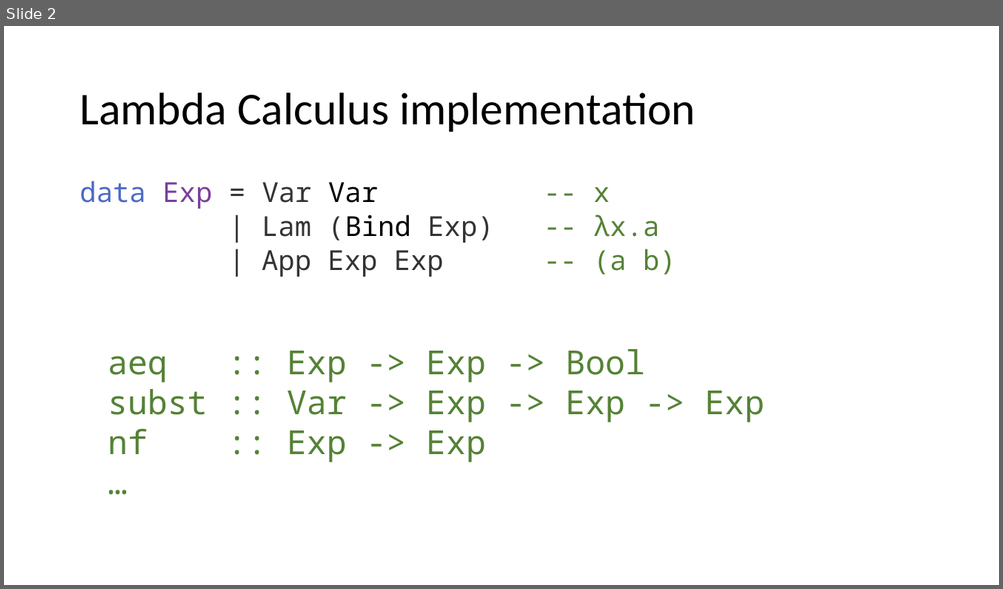
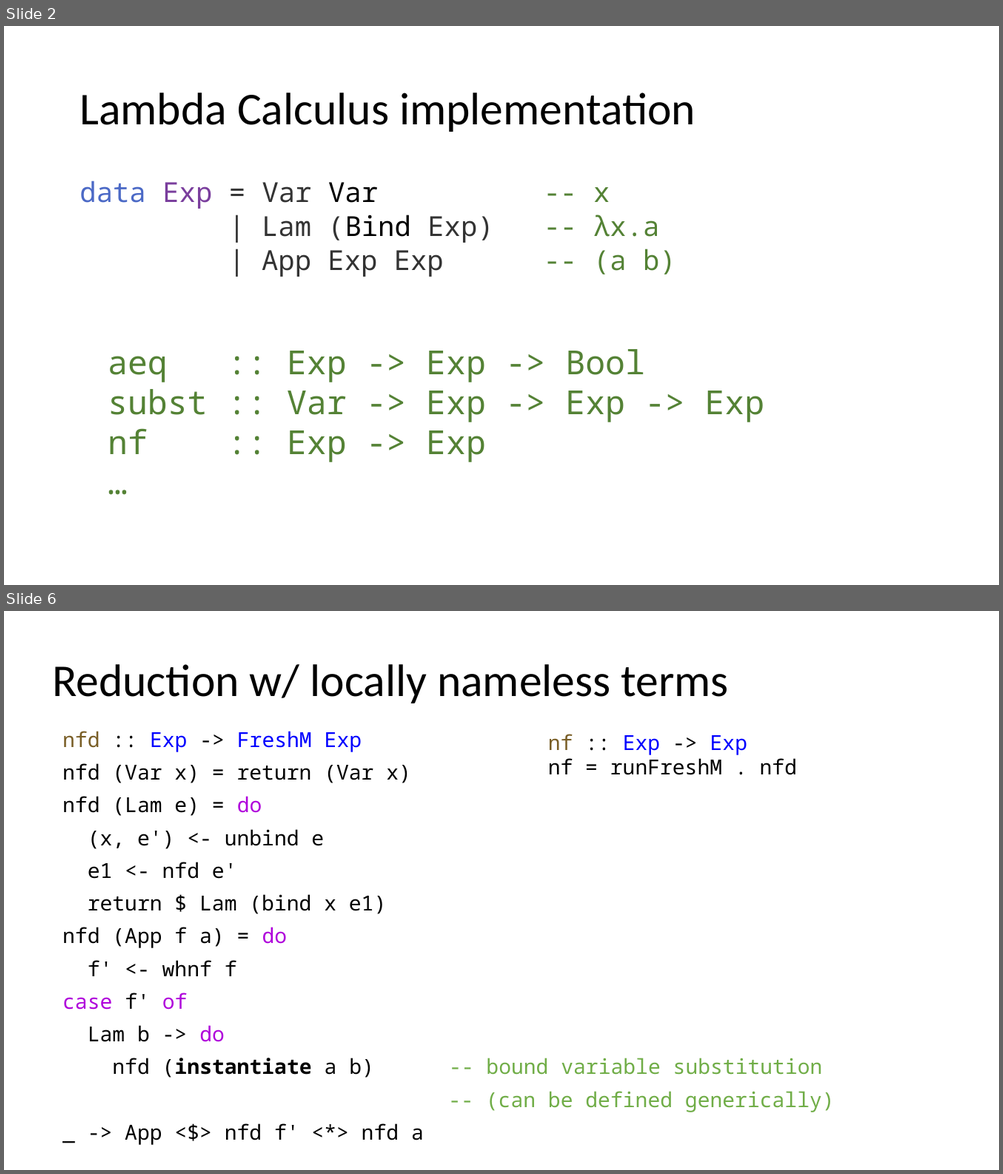
Before and after one commit to sweirich/lambda-n-ways, a slide deck: doc/wits-discussion.pptx. Shown one above the other, each under a label of ours: slide 2 before the commit, slides 2 and 6 after it; the slides between them are not shown. The pictures are 1003x589 and 1003x1174 pixels, drawn with LibreOffice and Linux fonts; fonts in the diff are those of the drawing. Boxes give left, top, right and bottom in pixels: in the first picture for what was removed or moved away, otherwise in the second. Text is boxed around its words. In the diff, an @@ line names an element or a change of style, - is before the commit and + after.

```diff
--- a/doc/wits-discussion.pptx
+++ b/doc/wits-discussion.pptx
@@ slide 6 added at box(4, 611, 999, 1170), background #FFFFFF @@
@@ title added at box(52, 664, 728, 703), 44 pt, text #000000 @@
+Reduction w/ locally nameless terms
@@ text added at box(62, 731, 834, 1113), 20 pt, text #000000 @@
+nfd :: Exp -> FreshM Exp
+nfd (Var x) = return (Var x)
+nfd (Lam e) = do
+(x, e') <- unbind e
+e1 <- nfd e'
+return $ Lam (bind x e1)
+nfd (App f a) = do
+f' <- whnf f
+case f' of
+Lam b -> do
+nfd (instantiate a b) -- bound variable substitution
+-- (can be defined generically)
+_ -> App <$> nfd f' <*> nfd a
@@ text added at box(548, 734, 797, 775), 20 pt, text #000000 @@
+nf :: Exp -> Exp
+nf = runFreshM . nfd
```
Also in this commit, not shown: 5 slides changed, 13 other slides added, 5 slides removed, 3 other files.
